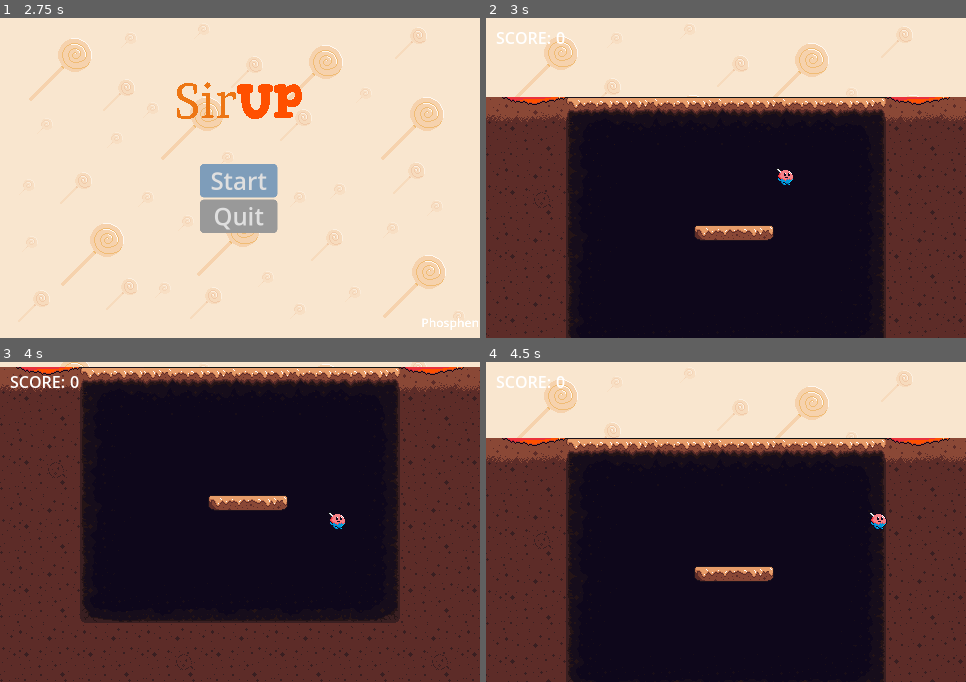
Above: before the commit, frames 1-4 (two rows, left to right).
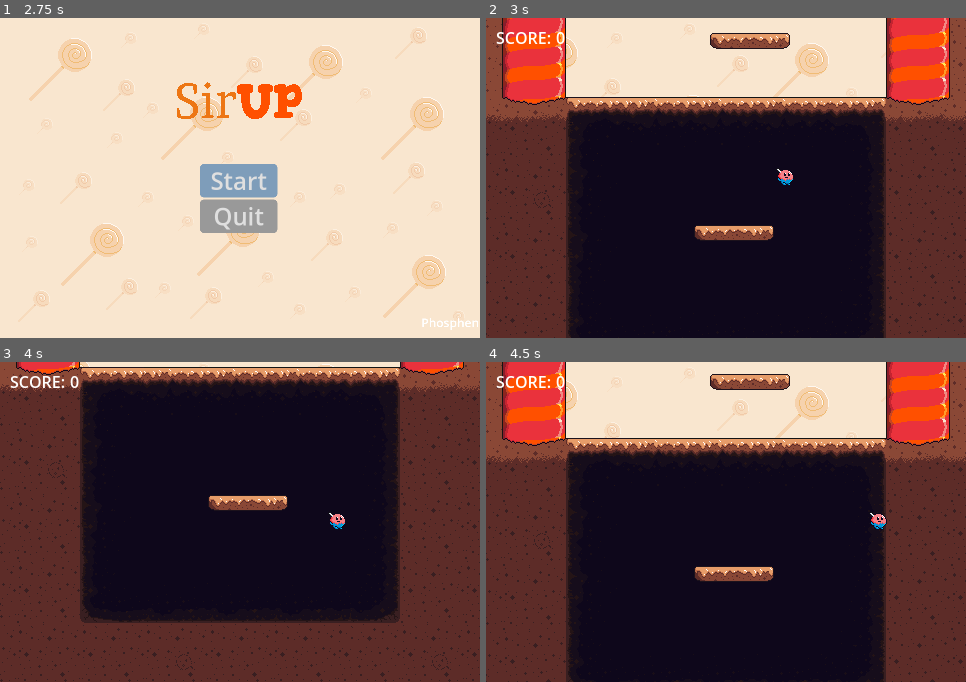
Above: after the commit, the same moments.

Repository: Phosphen/slide
Game: Godot game, scene res://Scenes/Levels/splash_screen.tscn
Two runs of this game, one before a commit and one after it. Both use one fixed random seed, a clock stepped at 60 frames per second and the inputs below.
Inputs (mouse positions are in pixels of both pictures, inside the frame that each line leads up to):
- Up to frame 1 (2.75 s): tap Enter at 0.5, 2 s; move the mouse to (345, 162) at 0.52 s; hold Right (move_right) 0.53-2.03 s; tap Up (jump) at 0.77, 1.52 s; tap Space at 1.25 s; move the mouse to (144, 194) at 1.27 s; move the mouse to (288, 107) at 2.02 s; hold Left (move_left) from 2.03 s (still down)
- Up to frame 2 (3 s): release Left (move_left) at 2.75 s; click "Start" at 2.75 s
- Up to frame 3 (4 s): move the mouse to (216, 586) at 3.52 s; hold Right (move_right) from 3.53 s (still down); tap Up (jump) at 3.77 s
- Up to frame 4 (4.5 s): keep holding Right (move_right); move the mouse to (870, 570) at 4.27 s

Frame 1 is identical in both runs. In frame 2, 8.9% of the frame differs, in the area x 0-100%, y 0-25%; in frame 3, 0.5%; in frame 4, 8.6%.

Commit message:
feat: more level gen based on player's reached height

Diff:
--- a/LevelGen/TileMap16.gd
+++ b/LevelGen/TileMap16.gd
@@ -4,8 +4,7 @@
 const distance_between_platforms = 6
 # Called when the node enters the scene tree for the first time.
 func _ready():
-	pass
-	#_spawn_next_batch()
+	_spawn_next_batch()
 
 func _spawn_next_batch():
 	for i in range(20):
--- a/LevelGen/TileMap64.gd
+++ b/LevelGen/TileMap64.gd
@@ -3,10 +3,7 @@
 var wall_index = 0
 
 func _ready():
-	pass
-	#_spawn_next_batch()
-	#_spawn_level_batch()
-	#_spawn_level_batch()
+	_spawn_next_batch()
 
 func _spawn_next_batch():
 	for i in range(10):
--- a/Scenes/Player/player.gd
+++ b/Scenes/Player/player.gd
@@ -34,17 +34,12 @@
 	EventManager.update_bullet_ui.emit()
 
 func _process(delta):
-	if position.y < max_reached_height:
-		max_reached_height = position.y
-
 	# Calculate the height difference since the last trigger
-	var height_difference = max_reached_height - last_trigger_height
-
-	if height_difference <= -TOP_HEIGHT:
+	var height_difference = abs(max_reached_height - position.y)
+	if height_difference <= TOP_HEIGHT:
 		print("last_trigger_height: position ", position.y, " max reached height ", max_reached_height)
 		reached_top.emit()
-		last_trigger_height = max_reached_height
-
+		last_trigger_height = position.y
 
 func is_on_and_facing_wall():
 	return $WallChecker.is_colliding()
